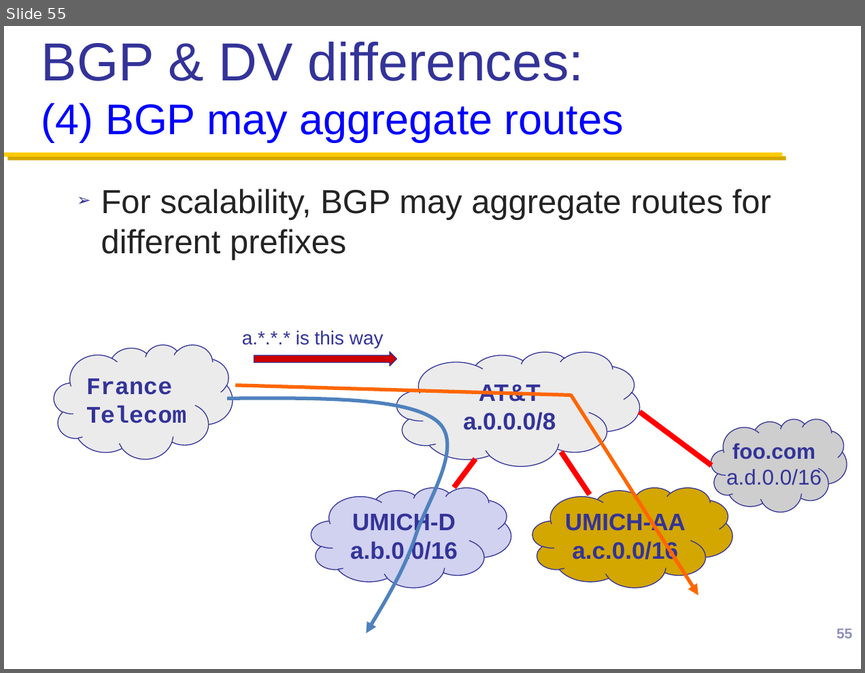
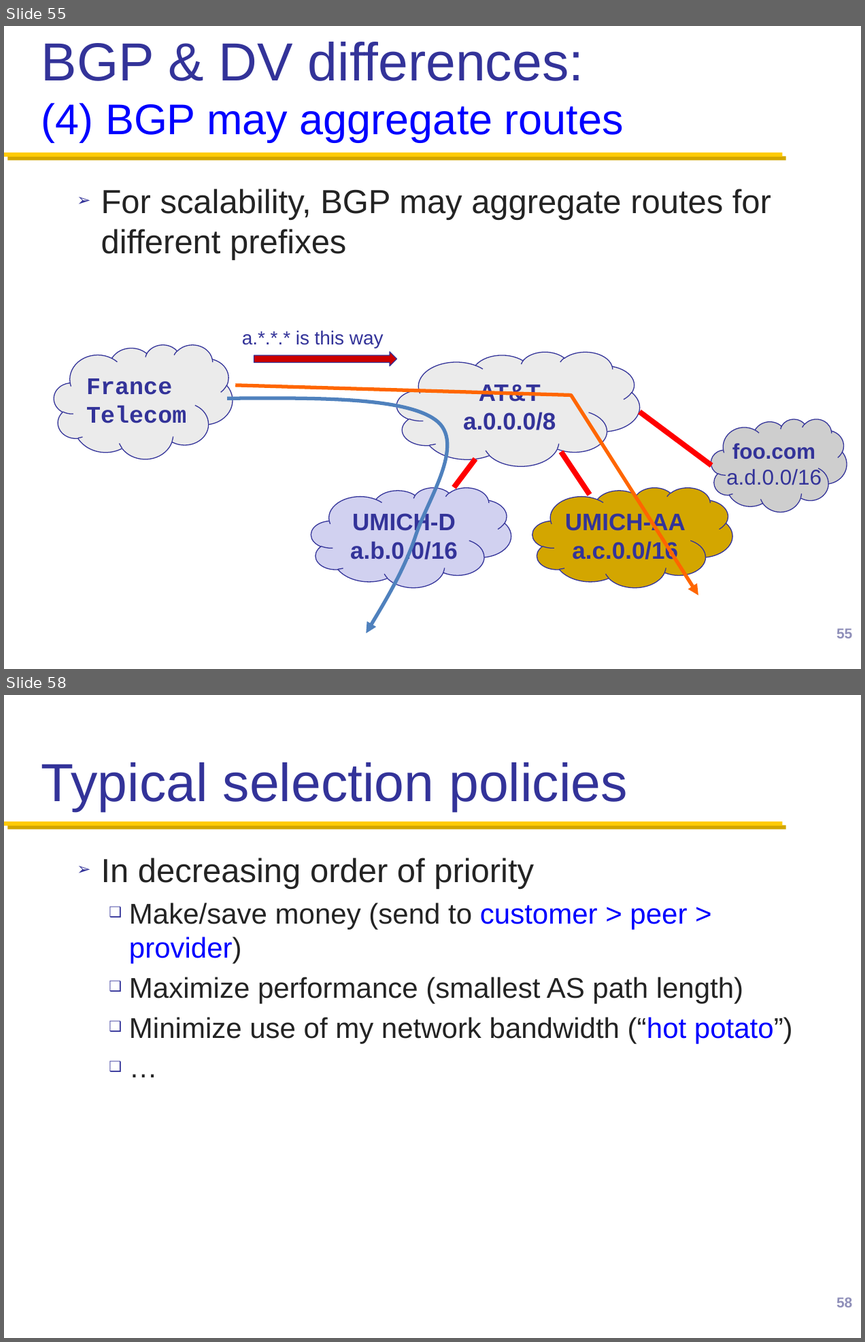
Before and after one commit to henryhxu/CSCI4430-ESTR4120, a slide deck: lec/lec14.pptx. Shown one above the other, each under a label of ours: slide 55 before the commit, slides 55 and 58 after it; the slides between them are not shown. The pictures are 865x673 and 865x1342 pixels, drawn with LibreOffice and Linux fonts; fonts in the diff are those of the drawing; background and template pictures are left out. Boxes give left, top, right and bottom in pixels: in the first picture for what was removed or moved away, otherwise in the second. Text is boxed around its words. In the diff, an @@ line names an element or a change of style, - is before the commit and + after.

```diff
--- a/lec/lec14.pptx
+++ b/lec/lec14.pptx
@@ slide 58 added at (x1=4, y1=695, x2=861, y2=1338), background #FFFFFF; not listed: 1 template element that a slide beside it also shows @@
@@ title added at (x1=41, y1=762, x2=628, y2=811), 45 pt, text #333399 @@
+Typical selection policies
@@ text added at (x1=101, y1=858, x2=793, y2=1043), 24 pt, text #232323 @@
+➢ In decreasing order of priority
+  ❑ Make/save money (send to customer > peer > provider)
+  ❑ Maximize performance (smallest AS path length)
+  ❑ Minimize use of my network bandwidth (“hot potato”)
+  ❑ …
@@ page number added at (x1=836, y1=1297, x2=852, y2=1307), 12 pt, text #9090BA @@
+58
```
Also in this commit, not shown: 2 slides changed, 27 other slides added.
